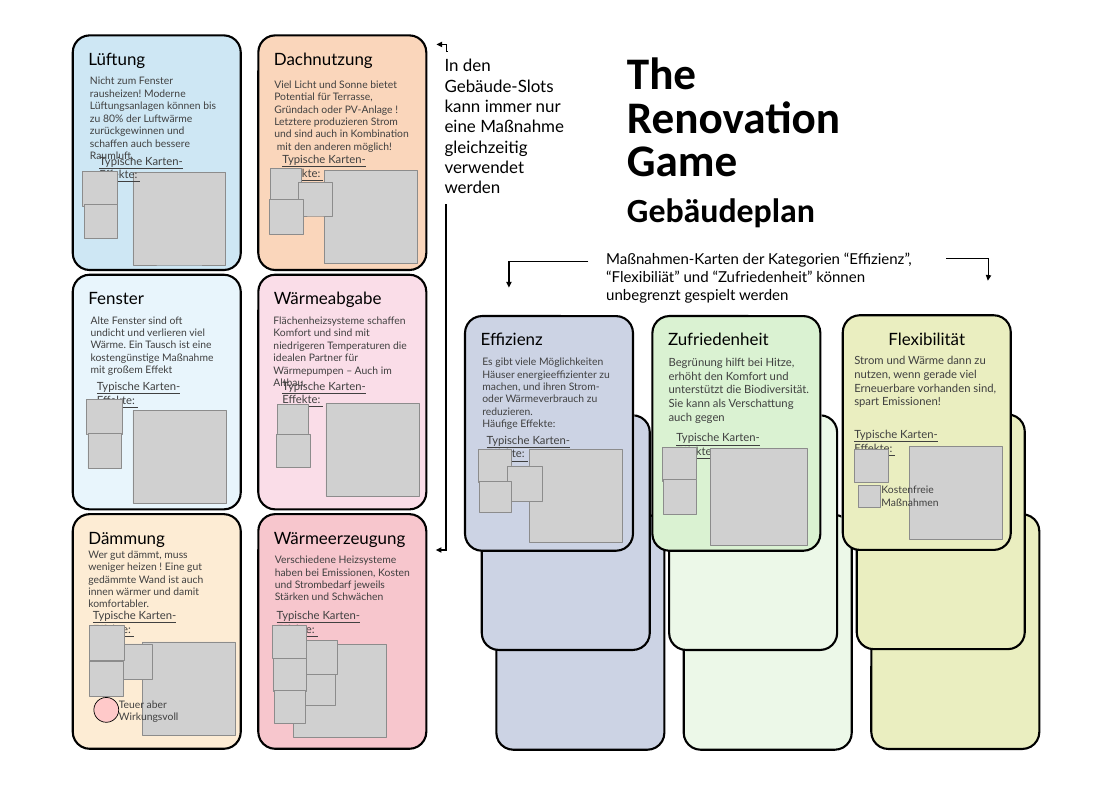
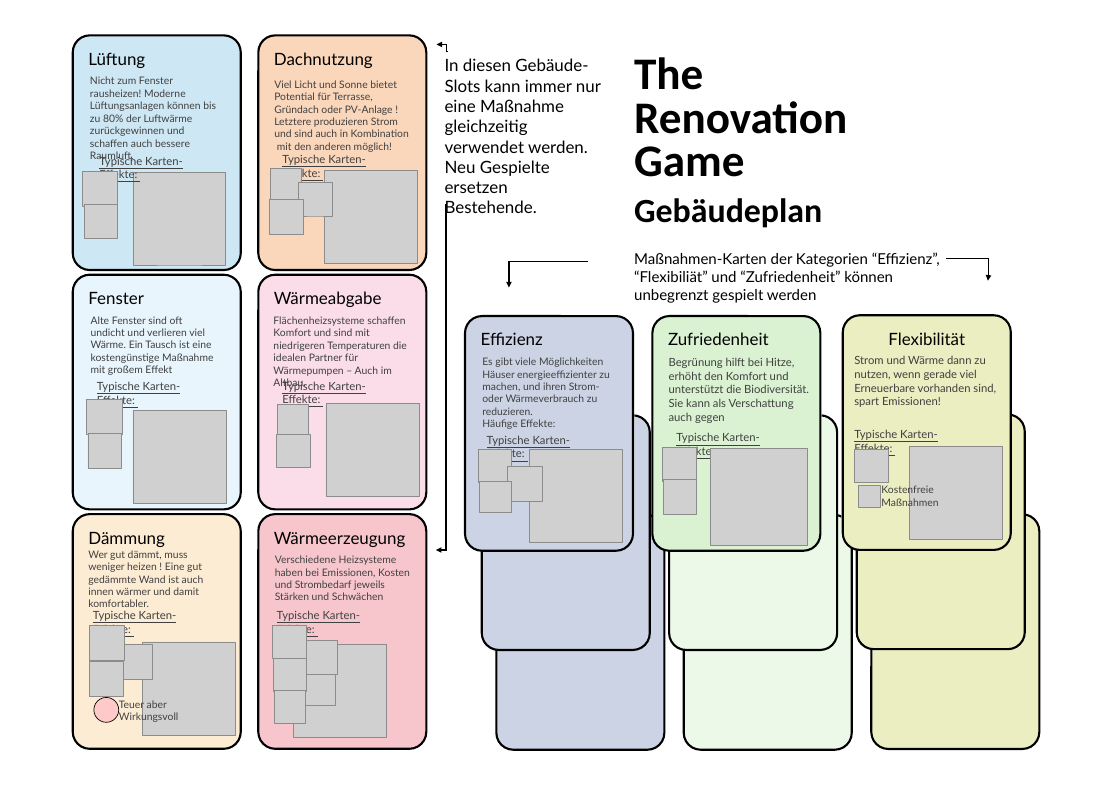
Before and after one commit to simonschaluppe/KlimSta-Brettspiel, a slide deck: slide 3 of print/Gameboard_print.pptx. Drawn at 1120x792 pixels with LibreOffice and Linux fonts; fonts in the diff are those of the drawing; grey boxes stand for pictures; background and template pictures are left out. Boxes give left, top, right and bottom in pixels: in the first picture for what was removed or moved away, otherwise in the second. Text is boxed around its words. In the diff, an @@ line names an element or a change of style, - is before the commit and + after.

```diff
--- a/print/Gameboard_print.pptx
+++ b/print/Gameboard_print.pptx
@@ text at <box>445,58,601,193</box>: text changed @@
-In den Gebäude-Slots kann immer nur eine Maßnahme gleichzeitig verwendet werden
+In diesen Gebäude-Slots kann immer nur eine Maßnahme gleichzeitig verwendet werden. Neu Gespielte ersetzen Bestehende.
@@ text "The": place and size @@
-text "The" at <box>627,57,840,228</box>
+text "The" at <box>634,57,847,228</box>
@@ text "Maßnahmen-Karten der Kategorien “Effizienz”, “Flexibiliät” ...": place and size @@
-text "Maßnahmen-Karten der Kategorien “Effizienz”, “Flexibiliät” ..." at <box>606,252,912,303</box>
+text "Maßnahmen-Karten der Kategorien “Effizienz”, “Flexibiliät” ..." at <box>634,252,940,303</box>
```
Also in this commit, not shown: 1 other slide changed, 12 other files.
